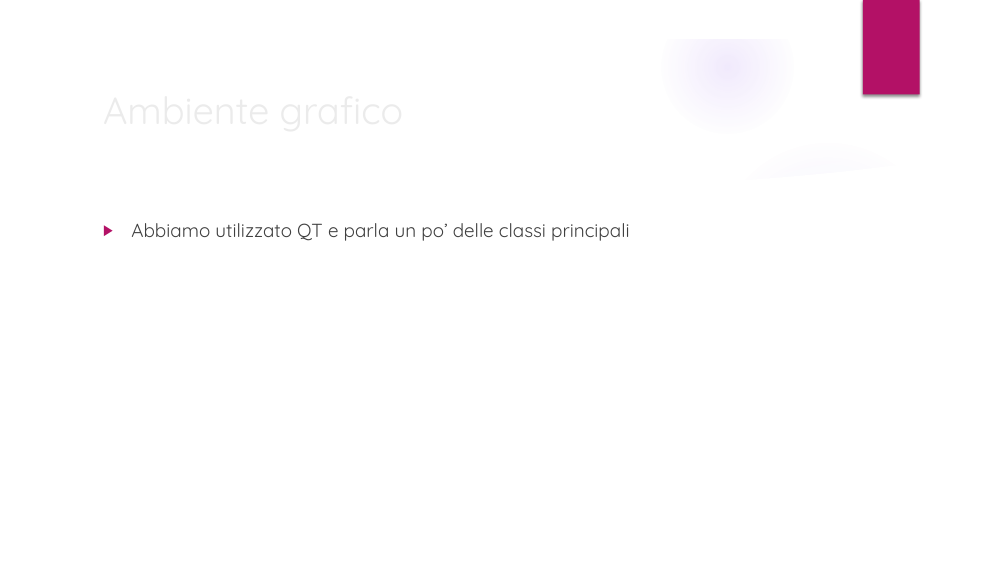
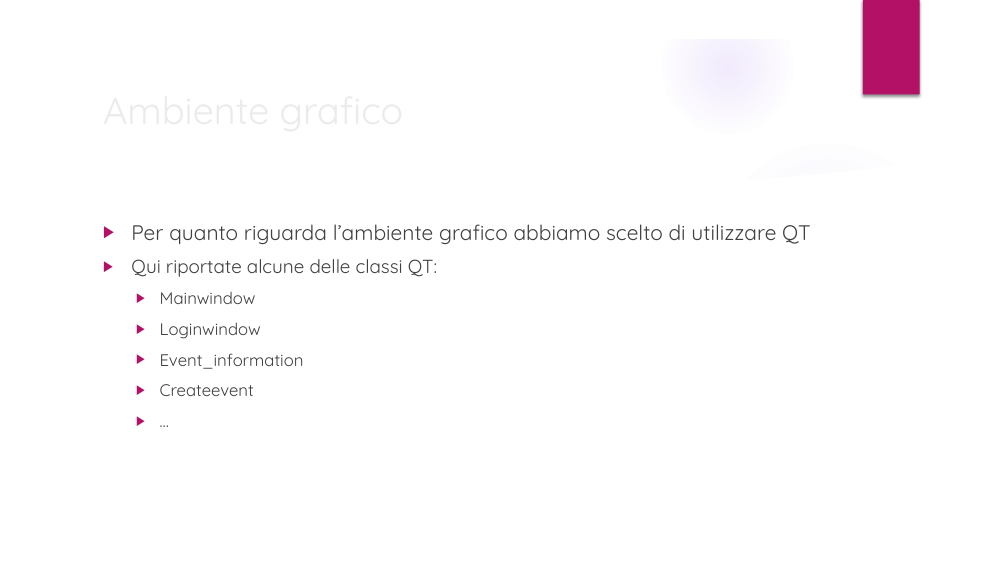
Before and after one commit to piccirilloth/Calendar-and-To-Do-list-CalDav, a slide deck: slide 8 of slides/presentazione.pptx (slide 6 before the commit). Drawn at 1008x567 pixels with LibreOffice and Linux fonts; fonts in the diff are those of the drawing; background and template pictures are left out. Boxes give left, top, right and bottom in pixels: in the first picture for what was removed or moved away, otherwise in the second. Text is boxed around its words. In the diff, an @@ line names an element or a change of style, - is before the commit and + after.

```diff
--- a/slides/presentazione.pptx
+++ b/slides/presentazione.pptx
@@ text at <box>131,224,811,396</box>: text changed; size 18 to 20 pt @@
-▶ Abbiamo utilizzato QT e parla un po’ delle classi principali
+▶ Per quanto riguarda l’ambiente grafico abbiamo scelto di utilizzare QT
+▶ Qui riportate alcune delle classi QT:
+  ▶ Mainwindow
+  ▶ Loginwindow
+  ▶ Event_information
+  ▶ Createevent
+  ▶ …
```
Also in this commit, not shown: 10 other slides changed, 2 slides added.
